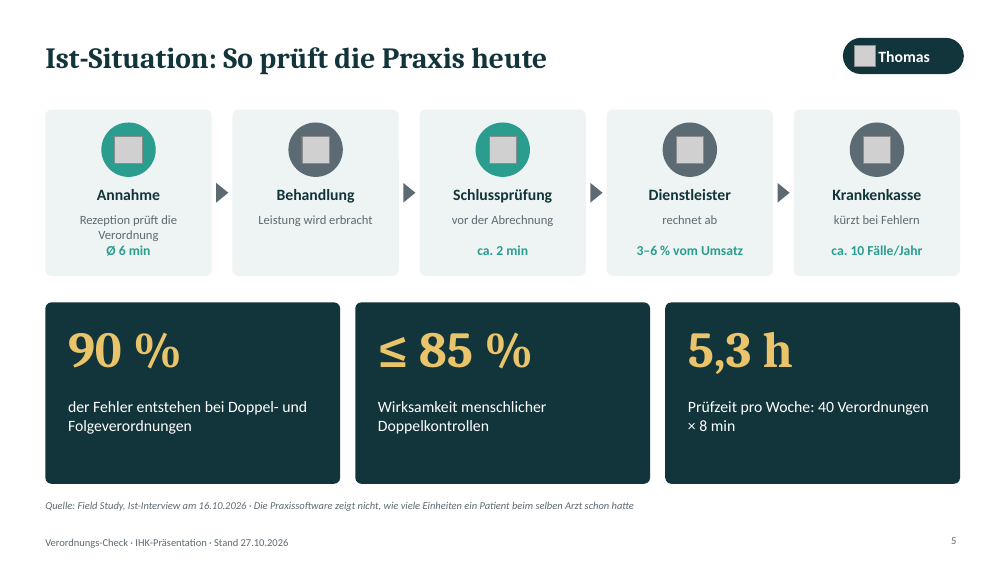
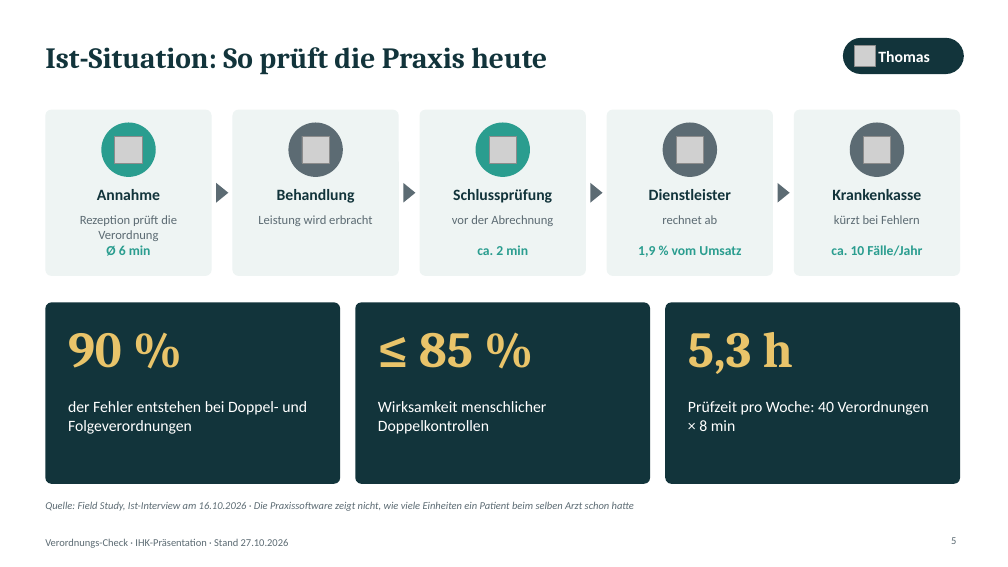
Before and after one commit to DBE-deve/verordnungs-check, a slide deck: slide 5 of docs/praesentation/Verordnungs-Check_IHK_3x15min_2026-10-27.pptx. Drawn at 1008x567 pixels with LibreOffice and Linux fonts; fonts in the diff are those of the drawing; grey boxes stand for pictures. Boxes give left, top, right and bottom in pixels: in the first picture for what was removed or moved away, otherwise in the second. Text is boxed around its words. In the diff, an @@ line names an element or a change of style, - is before the commit and + after.

```diff
--- a/docs/praesentation/Verordnungs-Check_IHK_3x15min_2026-10-27.pptx
+++ b/docs/praesentation/Verordnungs-Check_IHK_3x15min_2026-10-27.pptx
@@ text at box(638, 246, 741, 257): text changed @@
-3–6 % vom Umsatz
+1,9 % vom Umsatz
```
Also in this commit, not shown: 1 other slide changed, 2 other files.
